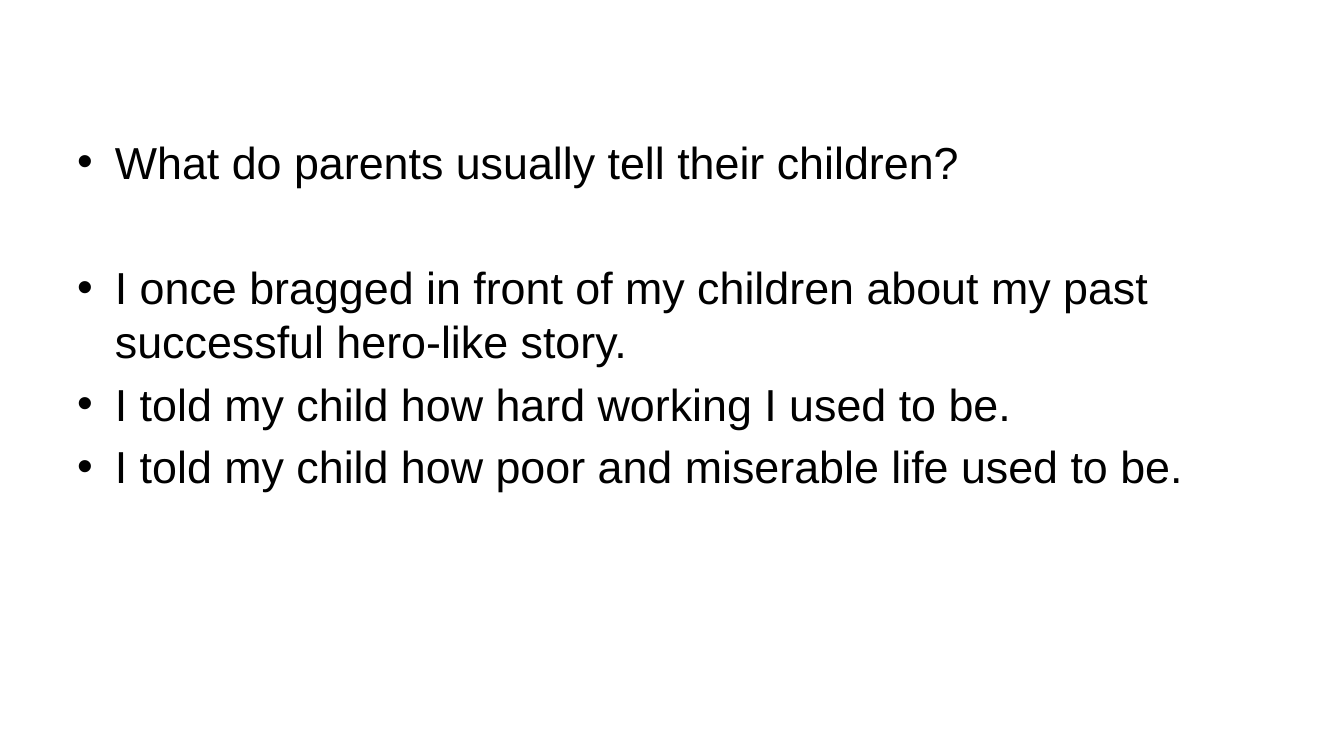
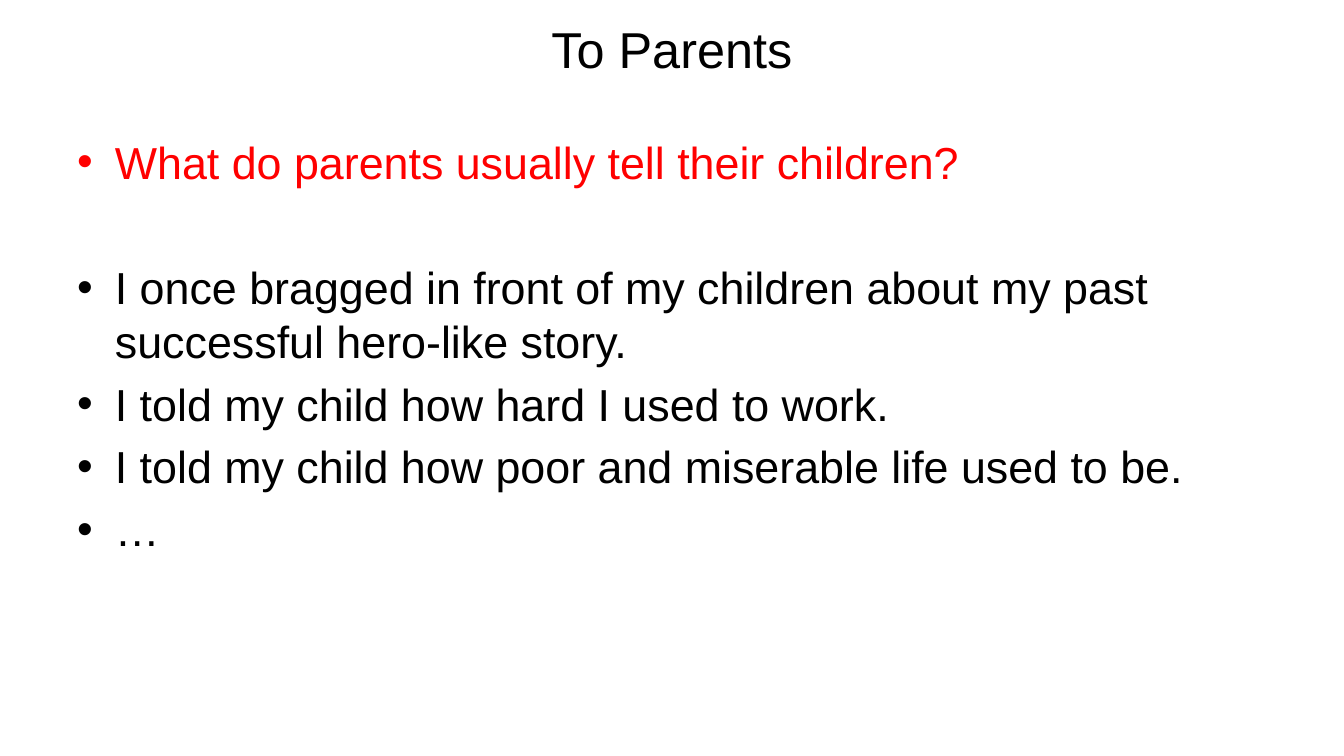
Before and after one commit to wdingbox/accc_2025_pp, a slide deck: slide 4 of ppt/Exodus/exo10_1_15.pptx (slide 3 before the commit). Drawn at 1344x756 pixels with LibreOffice and Linux fonts; fonts in the diff are those of the drawing; background and template pictures are left out. Boxes give left, top, right and bottom in pixels: in the first picture for what was removed or moved away, otherwise in the second. Text is boxed around its words. In the diff, an @@ line names an element or a change of style, - is before the commit and + after.

```diff
--- a/ppt/Exodus/exo10_1_15.pptx
+++ b/ppt/Exodus/exo10_1_15.pptx
@@ title added at (551, 33, 793, 69), 36 pt, text #000000 @@
+To Parents
@@ text at (115, 146, 1182, 492): paragraph added @@
+• …
@@ text at (115, 146, 959, 188): text colour #000000 to #FF0000 in "What do parents usually tell their children?" @@
@@ text at (115, 388, 889, 430): text changed @@
-• I told my child how hard working I used to be.
+• I told my child how hard I used to work.
```
Also in this commit, not shown: 2 other slides changed, 2 slides added, 3 slides removed, 5 other files.
